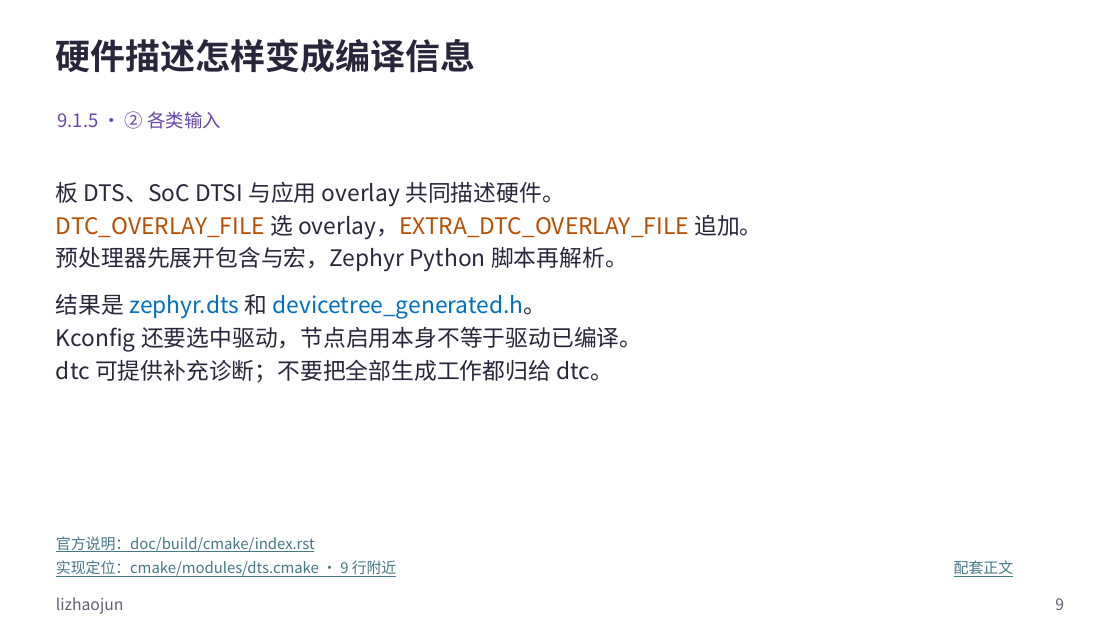
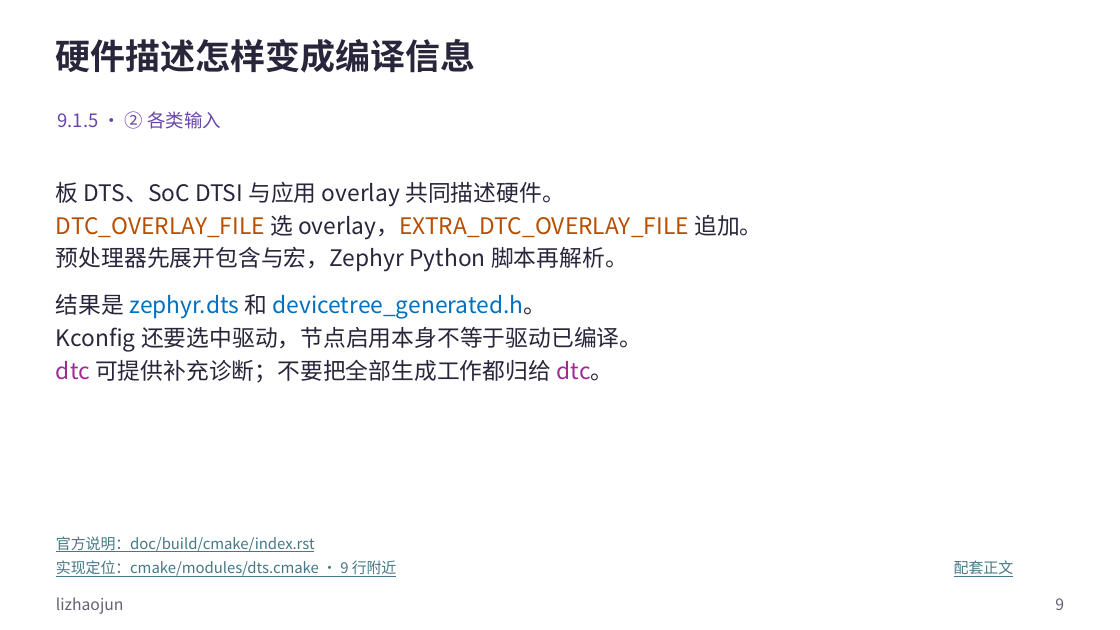
Before and after one commit to FormingSystem/zephyr_hc32f4a0, a slide deck: slide 9 of learning/P01_zephyr_make_project/slides/P009_Zephyr的CMake输入与依赖发现_Windows.pptx. Drawn at 1120x630 pixels with LibreOffice and Linux fonts; fonts in the diff are those of the drawing. Boxes give left, top, right and bottom in pixels: in the first picture for what was removed or moved away, otherwise in the second. Text is boxed around its words. In the diff, an @@ line names an element or a change of style, - is before the commit and + after.

```diff
--- a/learning/P01_zephyr_make_project/slides/P009_Zephyr的CMake输入与依赖发现_Windows.pptx
+++ b/learning/P01_zephyr_make_project/slides/P009_Zephyr的CMake输入与依赖发现_Windows.pptx
@@ text at <box>56,359,614,383</box>: text colour #29263B to #A02B93 in "dtc dtc。" @@
```
Also in this commit, not shown: 3 other slides changed, 23 other files.
